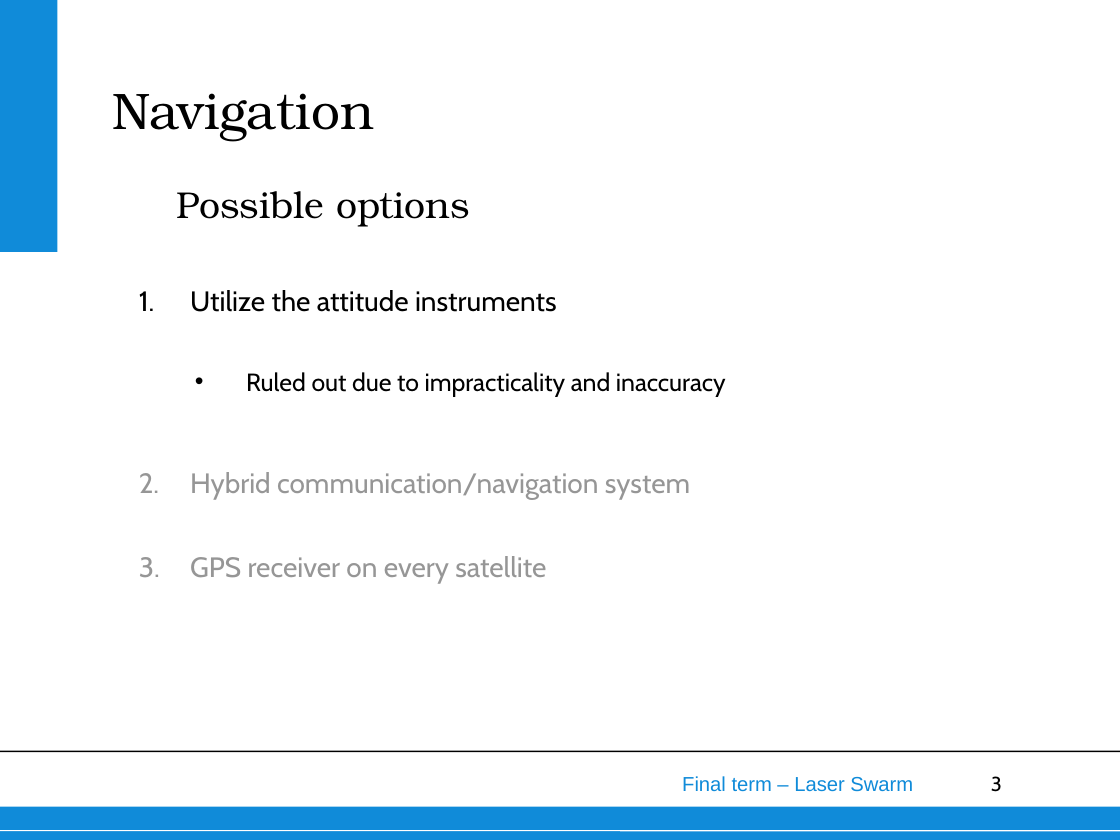
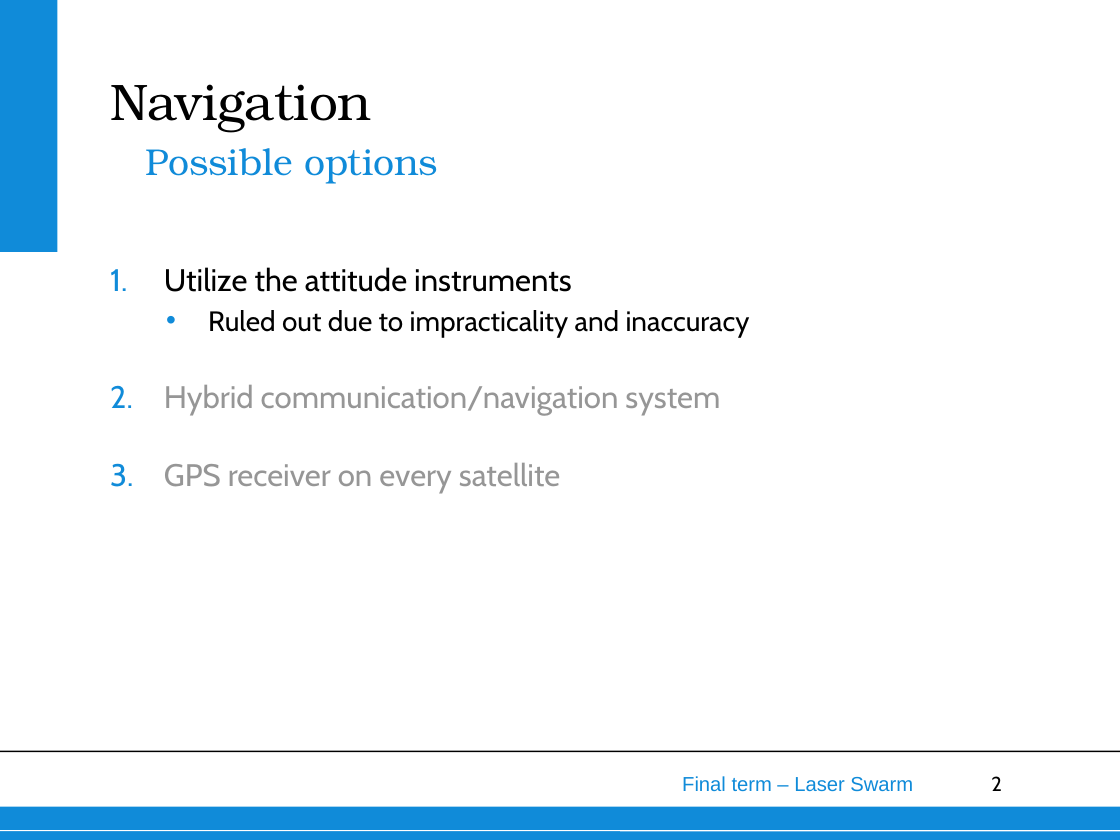
Before and after one commit to thewisenerd/laser-swarm, a slide deck: slide 2 of finalPresentation/subsections/Navigation.ppt (slide 3 before the commit). Drawn at 1120x840 pixels with LibreOffice and Linux fonts; fonts in the diff are those of the drawing; background and template pictures are left out. Boxes give left, top, right and bottom in pixels: in the first picture for what was removed or moved away, otherwise in the second. Text is boxed around its words. In the diff, an @@ line names an element or a change of style, - is before the commit and + after.

```diff
--- a/finalPresentation/subsections/Navigation.ppt
+++ b/finalPresentation/subsections/Navigation.ppt
@@ title "Navigation": place and size @@
-title "Navigation" at bbox=[112, 93, 374, 142]
+title "Navigation" at bbox=[110, 84, 372, 132]
@@ text "Possible options": place and size @@
-text "Possible options" at bbox=[177, 191, 469, 227]
+text "Possible options" at bbox=[145, 148, 438, 184]
@@ text "Possible options" at bbox=[145, 148, 438, 184]: text colour #000000 to #108BD9; indent changed; more space between paragraphs; vertical alignment bottom to top @@
@@ text "Utilize the attitude instruments": place and size @@
-text "Utilize the attitude instruments" at bbox=[190, 290, 726, 584]
+text "Utilize the attitude instruments" at bbox=[164, 267, 750, 493]
@@ text "Utilize the attitude instruments" at bbox=[164, 267, 750, 493]: size 18 to 20 pt in "Utilize the attitude instruments", "Hybrid communication/navigation system", "GPS receiver on every satellite"; size 16 to 18 pt in "Ruled out due to impracticality and inaccuracy"; indent changed; line spacing 1 to 25pt; less space between paragraphs; bullet colour #000000 to #108BD9; bullet colour #969696 to #108BD9 @@
@@ page number at bbox=[991, 776, 1002, 791]: text changed @@
-3
+2
```
Also in this commit, not shown: 9 other slides changed, 1 slide removed.
